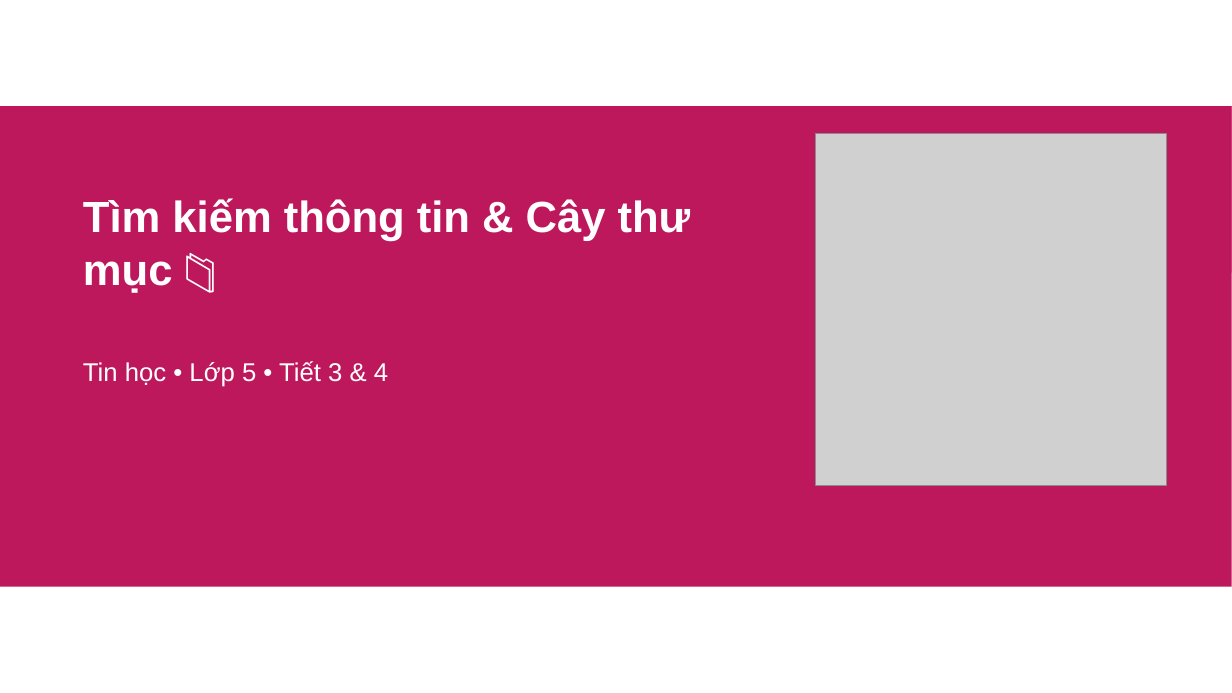
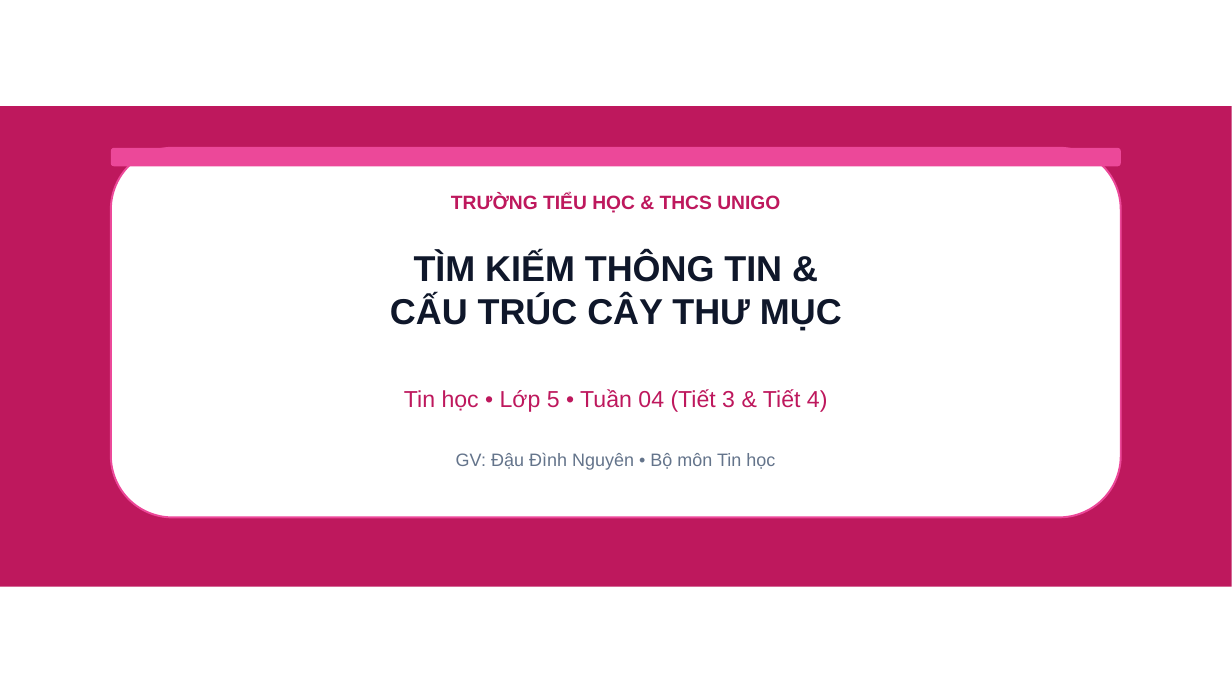
Before and after one commit to dinhnguyenhnue/UNIGO, a slide deck: slide 1 of KHBD_Tin_học/Lớp_5/Tuần_04/Slide_Tin_hoc_Lop_5_Bai03_04.pptx. Drawn at 1232x693 pixels with LibreOffice and Linux fonts; fonts in the diff are those of the drawing; grey boxes stand for pictures; background and template pictures are left out. Boxes give left, top, right and bottom in pixels: in the first picture for what was removed or moved away, otherwise in the second. Text is boxed around its words. In the diff, an @@ line names an element or a change of style, - is before the commit and + after.

```diff
--- a/KHBD_Tin_học/Lớp_5/Tuần_04/Slide_Tin_hoc_Lop_5_Bai03_04.pptx
+++ b/KHBD_Tin_học/Lớp_5/Tuần_04/Slide_Tin_hoc_Lop_5_Bai03_04.pptx
@@ rectangle removed at box(0, 106, 1232, 273) @@
@@ rounded rectangle added at box(111, 148, 1121, 518), fill #FFFFFF, outline #EC4899 1.5 pt @@
@@ rounded rectangle added at box(111, 148, 1121, 166), fill #EC4899 @@
@@ picture removed at box(816, 134, 1167, 485) @@
@@ text added at box(451, 194, 780, 213), 15 pt, text #BE185D, bold @@
+TRƯỜNG TIỂU HỌC & THCS UNIGO
@@ text at box(390, 253, 842, 331): text changed; size 34 to 28 pt; text colour #FFFFFF to #0F172A @@
-Tìm kiếm thông tin & Cây thư mục 📁
+TÌM KIẾM THÔNG TIN &
+CẤU TRÚC CÂY THƯ MỤC
@@ text at box(404, 389, 828, 412): text changed; size 20 to 18 pt; text colour #FFFFFF to #BE185D @@
-Tin học • Lớp 5 • Tiết 3 & 4
+Tin học • Lớp 5 • Tuần 04 (Tiết 3 & Tiết 4)
@@ text added at box(456, 453, 775, 470), 14 pt, text #64748B @@
+GV: Đậu Đình Nguyên • Bộ môn Tin học
```
Also in this commit, not shown: 9 slides added, 8 slides removed, 28 other files.
